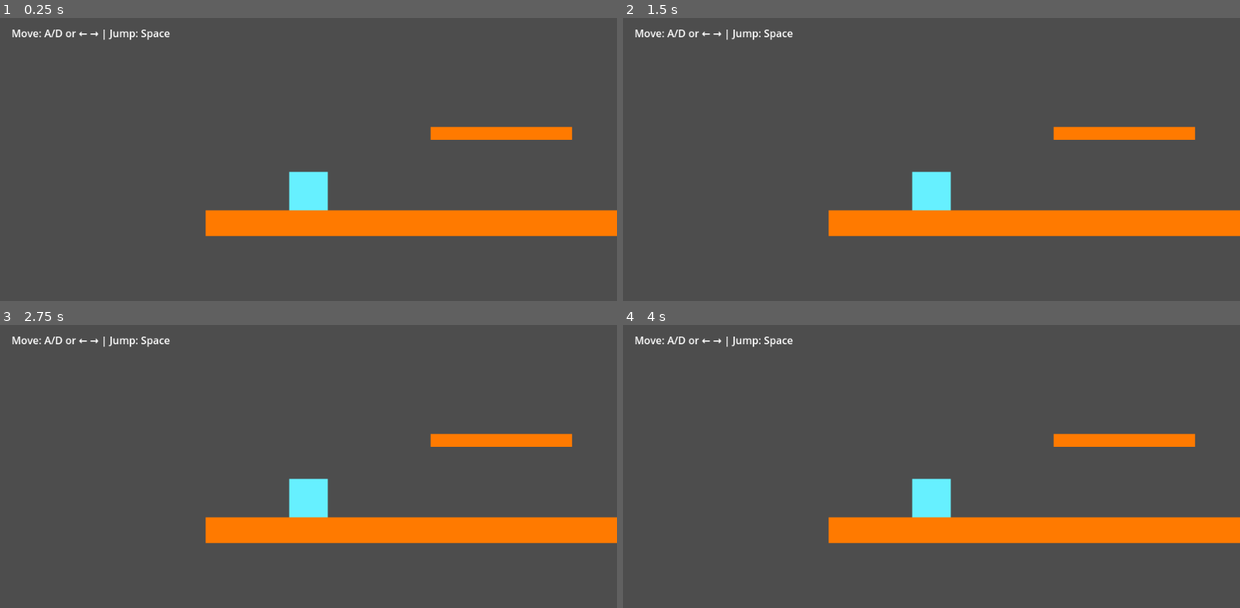
Above: before the commit, frames 1-4 (two rows, left to right).
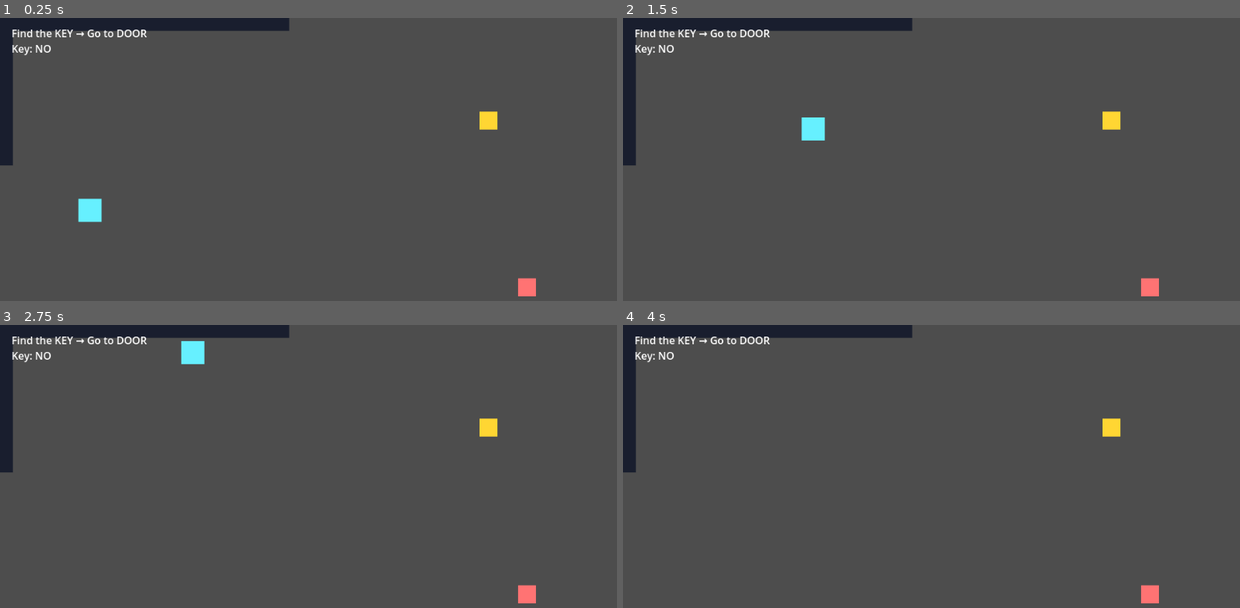
Above: after the commit, the same moments.

Repository: wndzlf/TapTapCho
Game: Godot game, scene res://Main.tscn
Two runs of this game, one before a commit and one after it. Both use one fixed random seed, a clock stepped at 60 frames per second and the inputs below.
Inputs:
- Up to frame 1 (0.25 s): no input
- Up to frame 2 (1.5 s): tap Enter at 0.5 s; hold W (move_up, bound only after the commit) 0.53-1.28 s; hold D (move_right, bound only after the commit) from 0.53 s (still down); tap W (move_up, bound only after the commit) at 1.35 s
- Up to frame 3 (2.75 s): tap W (move_up, bound only after the commit) at 1.52, 1.82 s; release D (move_right, bound only after the commit) at 2.03 s; hold A (move_left, bound only after the commit) from 2.03 s (still down); hold W (move_up, bound only after the commit) from 2.03 s (still down)
- Up to frame 4 (4 s): release A (move_left, bound only after the commit) at 2.78 s; release W (move_up, bound only after the commit) at 2.78 s; hold D (move_right, bound only after the commit) from 2.78 s (still down); tap W (move_up, bound only after the commit) at 2.85, 3.02, 3.32 s; hold W (move_up, bound only after the commit) from 3.53 s (still down)

The runs differ from the first frame. In frame 1, 12% of the frame differs, in the area x 0-100%, y 0-99%; in frame 2, 12%; in frame 3, 12%; in frame 4, 12%.

Commit message:
convert godot game to hyper-casual escape room

Diff:
--- /dev/null
+++ b/godot-platformer/Main.gd
@@ -0,0 +1,31 @@
+extends Node2D
+
+@onready var key := $Key
+@onready var door := $Door
+@onready var state_label := $UI/State
+@onready var door_visual := $Door/DoorVisual
+
+var has_key := false
+
+func _ready() -> void:
+	key.body_entered.connect(_on_key)
+	door.body_entered.connect(_on_door)
+	_update_ui()
+
+func _on_key(body):
+	if body.name == "Player" and not has_key:
+		has_key = true
+		key.queue_free()
+		door_visual.color = Color(0.4, 1, 0.6, 1)
+		_update_ui()
+
+func _on_door(body):
+	if body.name != "Player":
+		return
+	if has_key:
+		state_label.text = "ESCAPED!"
+	else:
+		state_label.text = "Door locked. Find the KEY."
+
+func _update_ui():
+	state_label.text = "Key: YES" if has_key else "Key: NO"
--- a/godot-platformer/Main.tscn
+++ b/godot-platformer/Main.tscn
@@ -1,68 +1,120 @@
-[gd_scene load_steps=4 format=3 uid="uid://bqf5r0n1r8k2a"]
+[gd_scene load_steps=7 format=3 uid="uid://bqf5r0n1r8k2a"]
 
 [ext_resource type="Script" path="res://Player.gd" id="1_0l7qv"]
+[ext_resource type="Script" path="res://Main.gd" id="2_main"]
 
-[sub_resource type="RectangleShape2D" id="1_0b7kp"]
-size = Vector2(60, 60)
+[sub_resource type="RectangleShape2D" id="1_player_shape"]
+size = Vector2(36, 36)
 
-[sub_resource type="RectangleShape2D" id="2_8p9yw"]
-size = Vector2(1000, 40)
+[sub_resource type="RectangleShape2D" id="2_wall"]
+size = Vector2(900, 40)
+
+[sub_resource type="RectangleShape2D" id="3_wall_v"]
+size = Vector2(40, 460)
+
+[sub_resource type="RectangleShape2D" id="4_item"]
+size = Vector2(28, 28)
 
 [node name="Main" type="Node2D"]
+script = ExtResource("2_main")
 
 [node name="Player" type="CharacterBody2D" parent="."]
-position = Vector2(160, 360)
+position = Vector2(140, 300)
 script = ExtResource("1_0l7qv")
 
 [node name="Sprite" type="ColorRect" parent="Player"]
 color = Color(0.4, 0.94, 1, 1)
-size = Vector2(60, 60)
-position = Vector2(-30, -30)
+size = Vector2(36, 36)
+position = Vector2(-18, -18)
 
 [node name="Collision" type="CollisionShape2D" parent="Player"]
-shape = SubResource("1_0b7kp")
+shape = SubResource("1_player_shape")
 
-[node name="Ground" type="StaticBody2D" parent="."]
-position = Vector2(0, 420)
+[node name="Walls" type="Node2D" parent="."]
 
-[node name="GroundShape" type="CollisionShape2D" parent="Ground"]
-position = Vector2(480, 20)
-shape = SubResource("2_8p9yw")
+[node name="WallTop" type="StaticBody2D" parent="Walls"]
+position = Vector2(480, 80)
 
-[node name="GroundVisual" type="ColorRect" parent="Ground"]
-color = Color(1, 0.48, 0, 1)
-size = Vector2(1000, 40)
-position = Vector2(0, 0)
+[node name="WallTopShape" type="CollisionShape2D" parent="WallTop"]
+shape = SubResource("2_wall")
 
-[node name="Platform" type="StaticBody2D" parent="."]
-position = Vector2(460, 300)
+[node name="WallTopVisual" type="ColorRect" parent="WallTop"]
+color = Color(0.1, 0.12, 0.18, 1)
+size = Vector2(900, 40)
+position = Vector2(-450, -20)
 
-[node name="PlatformShape" type="CollisionShape2D" parent="Platform"]
-position = Vector2(0, 0)
-shape = SubResource("2_8p9yw")
+[node name="WallBottom" type="StaticBody2D" parent="Walls"]
+position = Vector2(480, 480)
 
-[node name="PlatformVisual" type="ColorRect" parent="Platform"]
-color = Color(1, 0.48, 0, 1)
-size = Vector2(220, 20)
-position = Vector2(-110, -10)
+[node name="WallBottomShape" type="CollisionShape2D" parent="WallBottom"]
+shape = SubResource("2_wall")
 
-[node name="Platform2" type="StaticBody2D" parent="."]
-position = Vector2(750, 220)
+[node name="WallBottomVisual" type="ColorRect" parent="WallBottom"]
+color = Color(0.1, 0.12, 0.18, 1)
+size = Vector2(900, 40)
+position = Vector2(-450, -20)
 
-[node name="Platform2Shape" type="CollisionShape2D" parent="Platform2"]
-position = Vector2(0, 0)
-shape = SubResource("2_8p9yw")
+[node name="WallLeft" type="StaticBody2D" parent="Walls"]
+position = Vector2(60, 280)
 
-[node name="Platform2Visual" type="ColorRect" parent="Platform2"]
-color = Color(1, 0.48, 0, 1)
-size = Vector2(220, 20)
-position = Vector2(-110, -10)
+[node name="WallLeftShape" type="CollisionShape2D" parent="WallLeft"]
+shape = SubResource("3_wall_v")
 
-[node name="Camera2D" type="Camera2D" parent="Player"]
-current = true
+[node name="WallLeftVisual" type="ColorRect" parent="WallLeft"]
+color = Color(0.1, 0.12, 0.18, 1)
+size = Vector2(40, 460)
+position = Vector2(-20, -230)
+
+[node name="WallRight" type="StaticBody2D" parent="Walls"]
+position = Vector2(900, 280)
+
+[node name="WallRightShape" type="CollisionShape2D" parent="WallRight"]
+shape = SubResource("3_wall_v")
+
+[node name="WallRightVisual" type="ColorRect" parent="WallRight"]
+color = Color(0.1, 0.12, 0.18, 1)
+size = Vector2(40, 460)
+position = Vector2(-20, -230)
+
+[node name="InnerWall" type="StaticBody2D" parent="Walls"]
+position = Vector2(480, 300)
+
+[node name="InnerWallShape" type="CollisionShape2D" parent="InnerWall"]
+shape = SubResource("2_wall")
+
+[node name="InnerWallVisual" type="ColorRect" parent="InnerWall"]
+color = Color(0.1, 0.12, 0.18, 1)
+size = Vector2(500, 30)
+position = Vector2(-250, -15)
+
+[node name="Key" type="Area2D" parent="."]
+position = Vector2(760, 160)
+
+[node name="KeyShape" type="CollisionShape2D" parent="Key"]
+shape = SubResource("4_item")
+
+[node name="KeyVisual" type="ColorRect" parent="Key"]
+color = Color(1, 0.84, 0.2, 1)
+size = Vector2(28, 28)
+position = Vector2(-14, -14)
+
+[node name="Door" type="Area2D" parent="."]
+position = Vector2(820, 420)
+
+[node name="DoorShape" type="CollisionShape2D" parent="Door"]
+shape = SubResource("4_item")
+
+[node name="DoorVisual" type="ColorRect" parent="Door"]
+color = Color(1, 0.45, 0.45, 1)
+size = Vector2(28, 28)
+position = Vector2(-14, -14)
 
 [node name="UI" type="CanvasLayer" parent="."]
 
 [node name="Label" type="Label" parent="UI"]
-text = "Move: A/D or ← → | Jump: Space"
+text = "Find the KEY → Go to DOOR"
 position = Vector2(18, 12)
+
+[node name="State" type="Label" parent="UI"]
+text = "Key: NO"
+position = Vector2(18, 36)
--- a/godot-platformer/Player.gd
+++ b/godot-platformer/Player.gd
@@ -1,21 +1,16 @@
 extends CharacterBody2D
 
-@export var speed := 260.0
-@export var jump_velocity := -520.0
-@export var gravity := 1200.0
+@export var speed := 220.0
 
 func _physics_process(delta: float) -> void:
-	if not is_on_floor():
-		velocity.y += gravity * delta
-	else:
-		if Input.is_action_just_pressed("jump"):
-			velocity.y = jump_velocity
-
-	var dir := 0.0
+	var dir := Vector2.ZERO
 	if Input.is_action_pressed("move_left"):
-		dir -= 1.0
+		dir.x -= 1
 	if Input.is_action_pressed("move_right"):
-		dir += 1.0
-	velocity.x = dir * speed
-
+		dir.x += 1
+	if Input.is_action_pressed("move_up"):
+		dir.y -= 1
+	if Input.is_action_pressed("move_down"):
+		dir.y += 1
+	velocity = dir.normalized() * speed
 	move_and_slide()
--- a/godot-platformer/project.godot
+++ b/godot-platformer/project.godot
@@ -13,5 +13,23 @@
 window/size/window_width=960
 window/size/window_height=540
 
+[input]
+move_left={
+"deadzone": 0.5,
+"events": [Object(InputEventKey,"physical_keycode":65), Object(InputEventKey,"physical_keycode":16777231)]
+}
+move_right={
+"deadzone": 0.5,
+"events": [Object(InputEventKey,"physical_keycode":68), Object(InputEventKey,"physical_keycode":16777233)]
+}
+move_up={
+"deadzone": 0.5,
+"events": [Object(InputEventKey,"physical_keycode":87), Object(InputEventKey,"physical_keycode":16777232)]
+}
+move_down={
+"deadzone": 0.5,
+"events": [Object(InputEventKey,"physical_keycode":83), Object(InputEventKey,"physical_keycode":16777234)]
+}
+
 [rendering]
 renderer/rendering_method="forward_plus"
Not shown, added: godot-platformer/Main.gd.uid
Not shown, changed: godot-platformer-web/index.html
Not shown, changed: godot-platformer-web/index.pck
Not shown, changed: index.html
